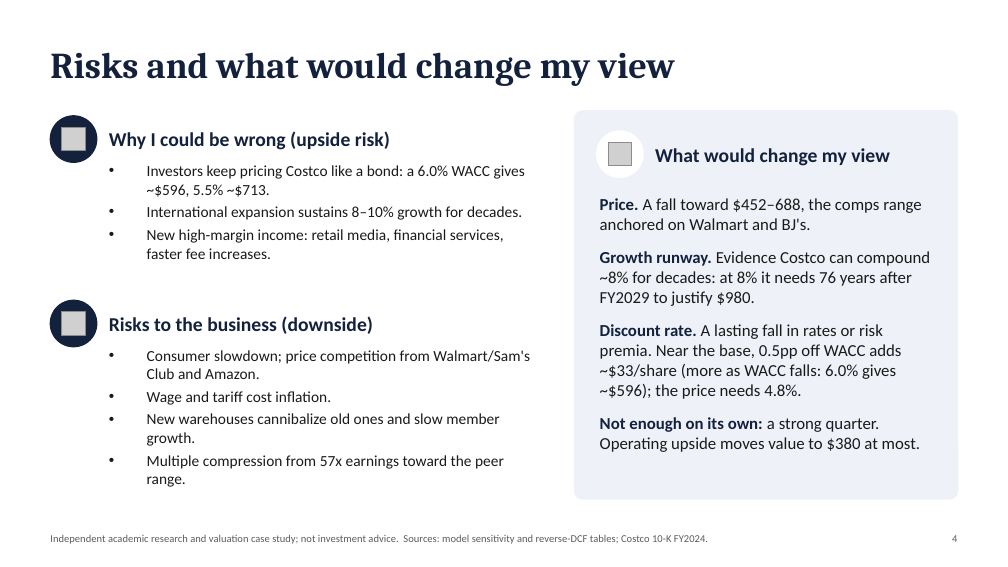
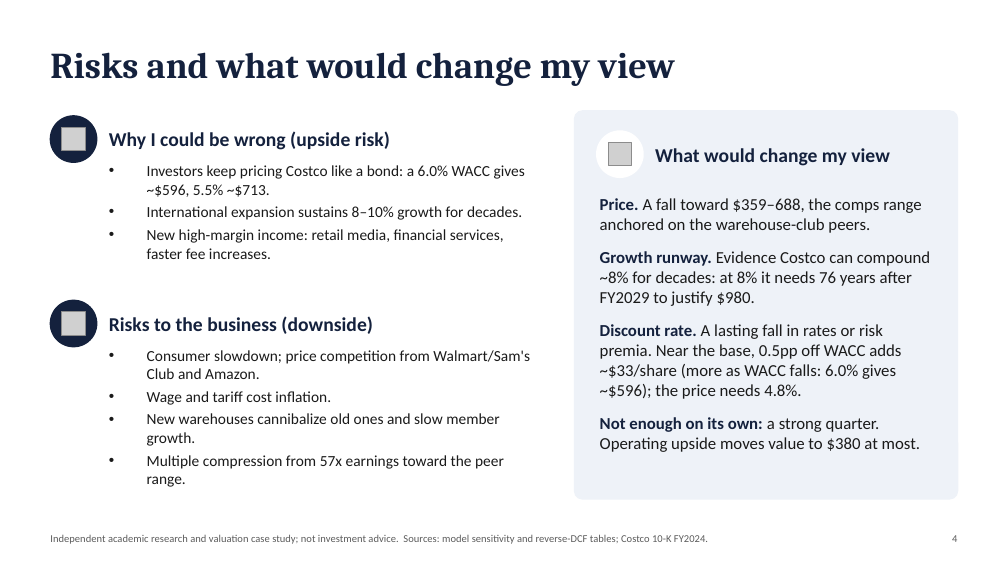
Before and after one commit to pooja003-cloud/costco-equity-research-valuation, a slide deck: slide 4 of outputs/COST_Equity_Research_Deck.pptx. Drawn at 1008x567 pixels with LibreOffice and Linux fonts; fonts in the diff are those of the drawing; grey boxes stand for pictures. Boxes give left, top, right and bottom in pixels: in the first picture for what was removed or moved away, otherwise in the second. Text is boxed around its words. In the diff, an @@ line names an element or a change of style, - is before the commit and + after.

Commit message:
Add PriceSmart (PSMT) to Tier 1 comps (review 3e)
- Config: PSMT (CIK 1041803) in settings.json and peers.json (Tier 1)
- sec_fetch: --only option to add a company without re-downloading everything
- Market data: PSMT daily and monthly prices (Yahoo, checksum-verified, in manifest)
- Comps: PSMT 8.9x EV/EBITDA, 20.3x P/E. Tier 1 median now BJ's (13.2x / 23.9x);
  selected range ~$360-$690 (was ~$450-$690). Peer median 8.8x / 18.4x
- Peer-beta WACC cross-check 7.50% / $400 (was 7.23% / $425); DCF unchanged at $337
- Excel Comps sheet handles any number of peers, adds Walmart column and a check;
  Summary uses the selected range. Charts 12 and 14, memo, deck, README, docs updated

```diff
--- a/outputs/COST_Equity_Research_Deck.pptx
+++ b/outputs/COST_Equity_Research_Deck.pptx
@@ text at <box>600,198,921,233</box>: text changed @@
-Price. A fall toward $452–688, the comps range anchored on Walmart and BJ's.
+Price. A fall toward $359–688, the comps range anchored on the warehouse-club peers.
```
Also in this commit, not shown: 2 other slides changed, 27 other files.
